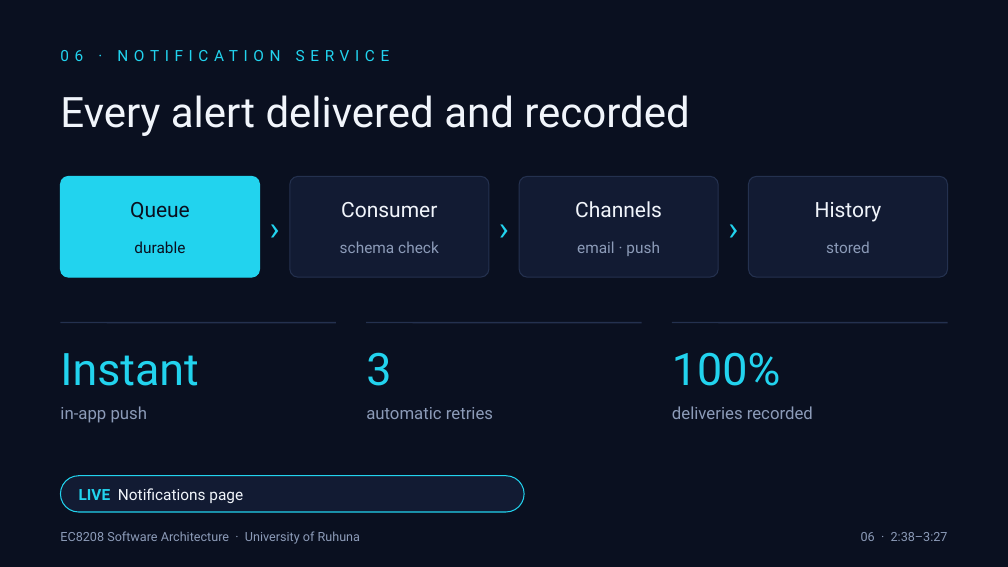
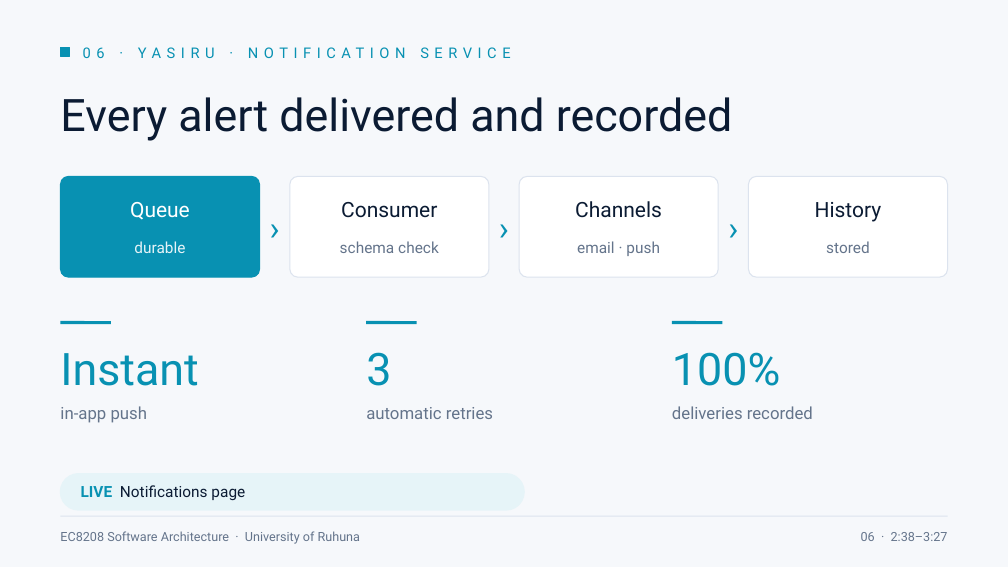
Before and after one commit to CharithManaujayaMUTEC/REOAGMS, a slide deck: slide 6 of deliverables/REOAGMS-Team-Presentation.pptx. Drawn at 1008x567 pixels with LibreOffice and Linux fonts; fonts in the diff are those of the drawing. Boxes give left, top, right and bottom in pixels: in the first picture for what was removed or moved away, otherwise in the second. Text is boxed around its words. In the diff, an @@ line names an element or a change of style, - is before the commit and + after.

```diff
--- a/deliverables/REOAGMS-Team-Presentation.pptx
+++ b/deliverables/REOAGMS-Team-Presentation.pptx
@@ background #0A1020 to #F6F8FB @@
@@ rectangle added at bbox=[60, 47, 70, 56], fill #0891B2, outline #0891B2 1 pt @@
@@ text at bbox=[83, 47, 510, 58]: text changed; size 11 to 10.5 pt; text colour #22D3EE to #0891B2 @@
-06 · NOTIFICATION SERVICE
+06 · YASIRU · NOTIFICATION SERVICE
@@ text "Every alert delivered and recorded" at bbox=[60, 97, 732, 141]: size 30 to 32 pt, text colour #F1F5FB to #0B1B33 @@
@@ rounded rectangle at bbox=[60, 176, 260, 277]: fill #22D3EE to #0891B2; outline #22D3EE 0.75 pt to #0891B2 0.75 pt @@
@@ fill #121B33 to #FFFFFF; outline #24314F 0.75 pt to #DCE3EE 0.75 pt in 3 elements at bbox=[290, 176, 490, 277], bbox=[519, 176, 719, 277], bbox=[748, 176, 948, 277] @@
@@ text "Queue" at bbox=[130, 202, 190, 220]: text colour #0A1020 to #FFFFFF @@
@@ text colour #22D3EE to #0891B2 in 6 elements at bbox=[60, 353, 198, 386], bbox=[366, 352, 391, 386], bbox=[672, 352, 780, 386], bbox=[260, 197, 290, 257], bbox=[489, 197, 519, 257], bbox=[718, 197, 748, 257] @@
@@ text colour #F1F5FB to #0B1B33 in 3 elements at bbox=[341, 202, 437, 218], bbox=[575, 201, 662, 218], bbox=[815, 202, 882, 222] @@
@@ text "durable" at bbox=[134, 241, 185, 253]: text colour #0A1020 to #E6F4F8 @@
@@ line removed from (60, 323) to (336, 323) @@
@@ line added from (60, 323) to (111, 323), #0891B2 2.25 pt @@
@@ line removed from (366, 323) to (642, 323) @@
@@ line added from (366, 323) to (416, 323), #0891B2 2.25 pt @@
@@ line removed from (672, 323) to (948, 323) @@
@@ line added from (672, 323) to (723, 323), #0891B2 2.25 pt @@
@@ text colour #8C9BB8 to #64748B in 8 elements at bbox=[60, 531, 360, 544], bbox=[861, 532, 948, 541], bbox=[340, 241, 439, 253], bbox=[577, 241, 660, 256], bbox=[826, 241, 870, 253], bbox=[60, 406, 148, 423], bbox=[366, 407, 493, 419], bbox=[672, 406, 813, 419] @@
@@ rounded rectangle at bbox=[60, 474, 524, 510]: fill #121B33 to #E6F4F8; outline #22D3EE 0.75 pt to #E6F4F8 1 pt @@
@@ text "LIVE Notifications page" at bbox=[81, 485, 245, 500]: text colour #22D3EE to #0891B2 in "LIVE"; text colour #F1F5FB to #0B1B33 in "Notifications page" @@
@@ line added from (60, 516) to (948, 516), #DCE3EE 0.75 pt @@
```
Also in this commit, not shown: 9 other slides changed, 1 other file.
